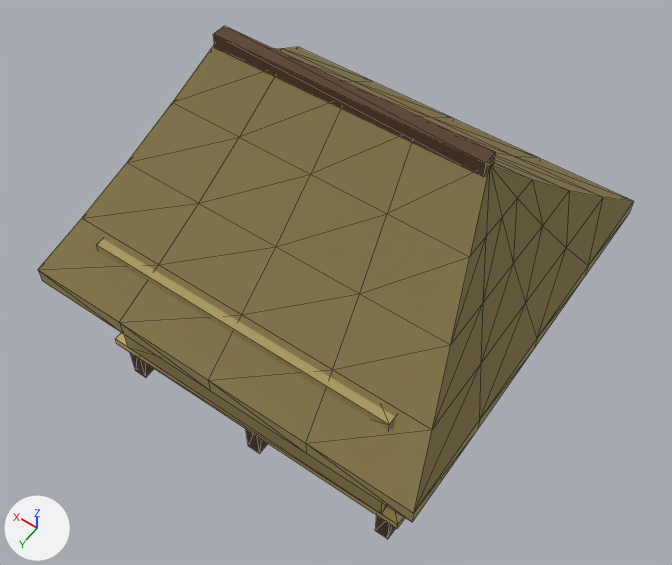
The glTF model apps/web/src/assets/models/viet/viet_house_nipa.glb: old version first, new version second.
Both versions are drawn from a 50 mm camera at (-0.807, 1.164, 2.087) aimed at (-0.031, 0.077, 0.379). Every picture has the same lights, and +X, +Y and +Z are marked at lower left. The first picture is the older version. Mesh edges are drawn as thin lines. Vertices at exactly the same position are counted once.

The first picture shows 'viet_house_nipa'.
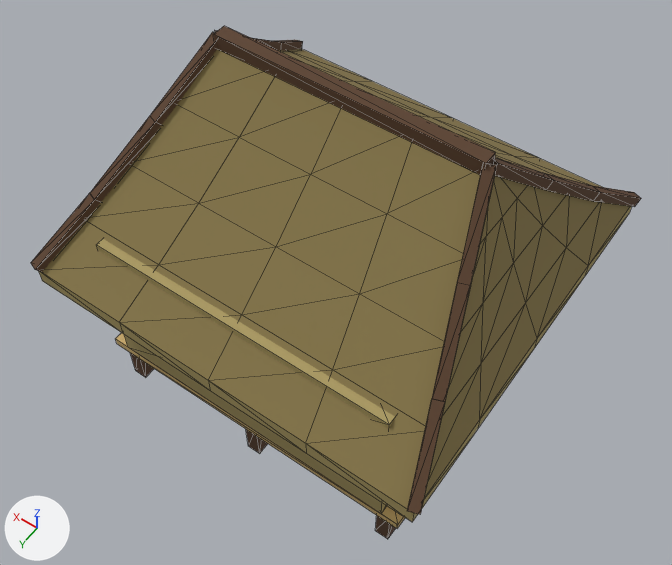
The newer file is also rescaled (x0.973) as a whole; pictures and numbers use the older file's frame.

What differs and where, as boxes (x1, y1, x2, y2) in the pictures (672 x 565 px):
'viet_house_nipa', reshaped: before (38, 26, 634, 539); after (31, 26, 641, 539)
part 1 of me_viet_house_nipa, added: after (31, 30, 641, 514)

Patch to the scene script:
```diff
--- a/apps/web/src/assets/models/viet/viet_house_nipa.glb.py
+++ b/apps/web/src/assets/models/viet/viet_house_nipa.glb.py
@@ me_viet_house_nipa @@
 # used by ob_viet_house_nipa; location = (0.0, 0.0, 0.0)
-me_viet_house_nipa.from_pydata(...)  # 309 vertices, 488 faces; spans x -0.5..0.5, y -0.485..0.485, z 0.0..0.885
+me_viet_house_nipa.from_pydata(...)  # 405 vertices, 584 faces; spans x -0.514..0.514, y -0.496..0.496, z 0.0..0.885
+# me_viet_house_nipa part 1
+# 56 vertices are added at x -0.514..0.491, y -0.496..0.496, z 0.453..0.877
+# 14 new vertices lie (0.023, 0.009, 0.0) away from vertices in x -0.509..0.486, y -0.483..0.474, z 0.453..0.877
+# 14 new vertices lie (0.023, -0.009, 0.0) away from vertices in x -0.509..0.486, y -0.474..0.483, z 0.453..0.877
+# 6 new vertices lie (0.023, 0.008, 0.0) away from vertices in x -0.514..0.491, y -0.496..0.488, z 0.473..0.596
+# 6 new vertices lie (0.023, -0.008, 0.0) away from vertices in x -0.514..0.491, y -0.488..0.496, z 0.473..0.596
+# 96 new faces join them, mat_viet_house_nipa_viet_timber_dark (brown #5a3f2a)
 me_viet_house_nipa.materials.append(mat_viet_house_nipa_viet_nipa)
```
